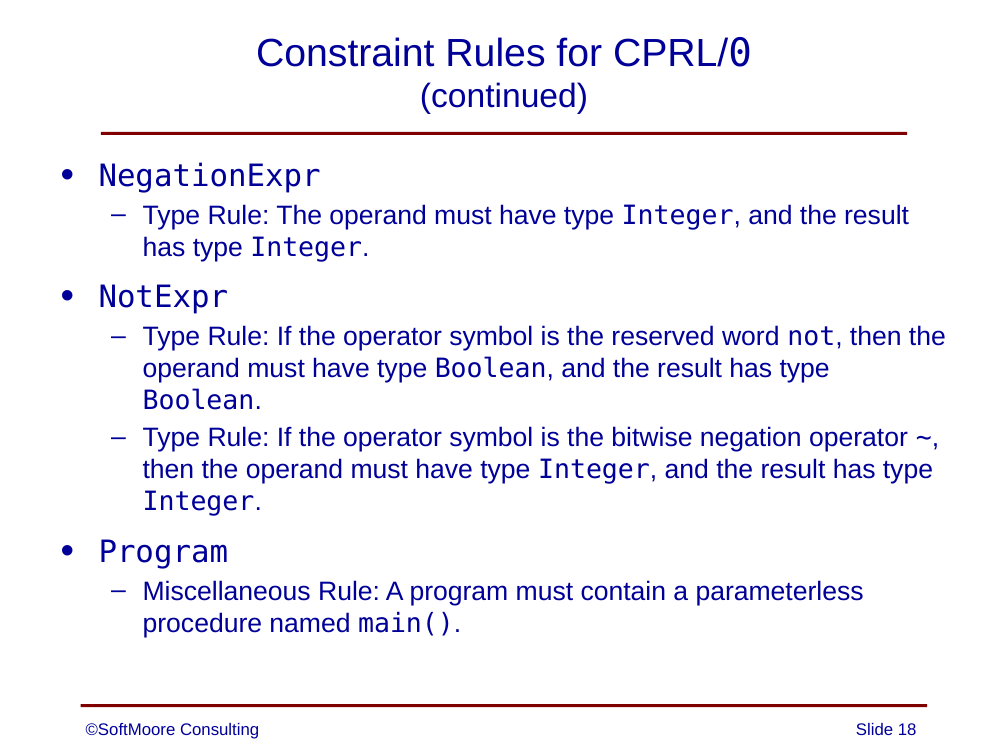
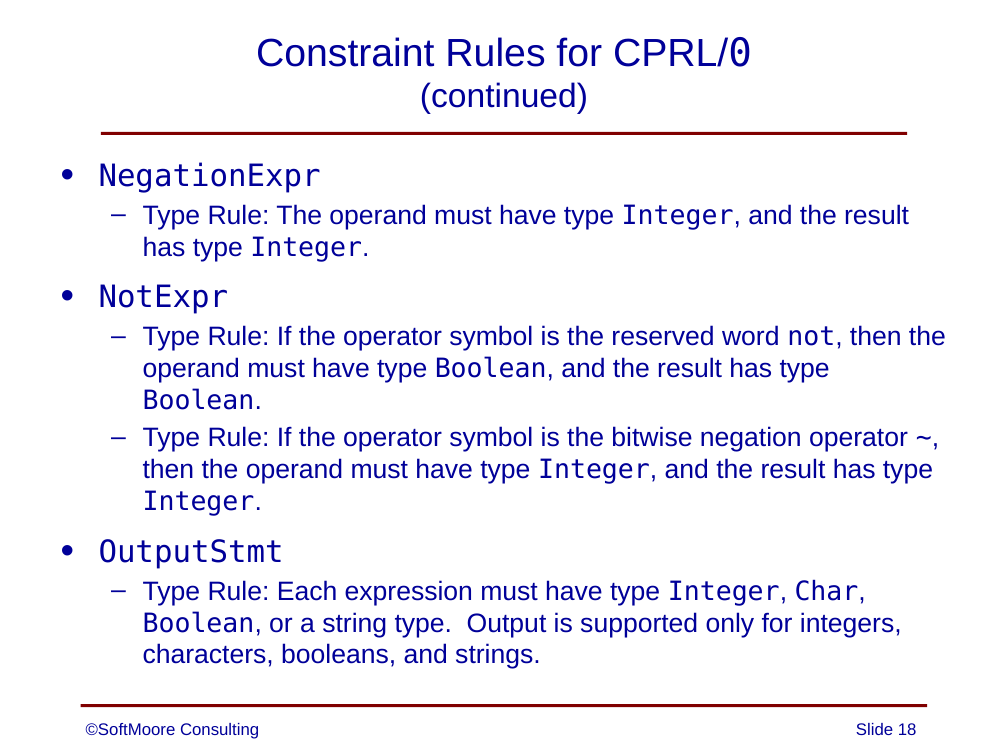
Before and after one commit to SoftMoore/CPRL-Kt-3rd, a slide deck: slide 18 of PowerPoints/09 - Constraint Analysis.pptx. Drawn at 1008x756 pixels with LibreOffice and Linux fonts; fonts in the diff are those of the drawing. Boxes give left, top, right and bottom in pixels: in the first picture for what was removed or moved away, otherwise in the second. Text is boxed around its words. In the diff, an @@ line names an element or a change of style, - is before the commit and + after.

```diff
--- a/PowerPoints/09 - Constraint Analysis.pptx
+++ b/PowerPoints/09 - Constraint Analysis.pptx
@@ text at <box>99,539,902,669</box>: text changed @@
-• Program
-  – Miscellaneous Rule: A program must contain a parameterless procedure named main().
+• OutputStmt
+  – Type Rule: Each expression must have type Integer, Char, Boolean, or a string type. Output is supported only for integers, characters, booleans, and strings.
```
Also in this commit, not shown: 5 other slides changed.
